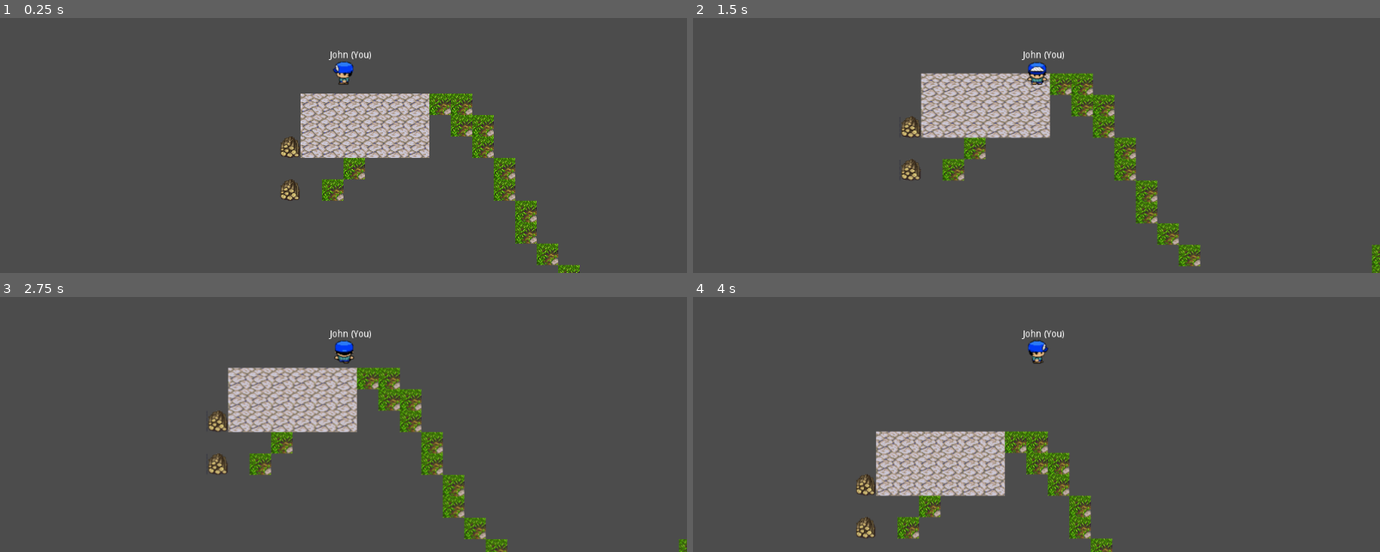
Above: before the commit, frames 1-4 (two rows, left to right).
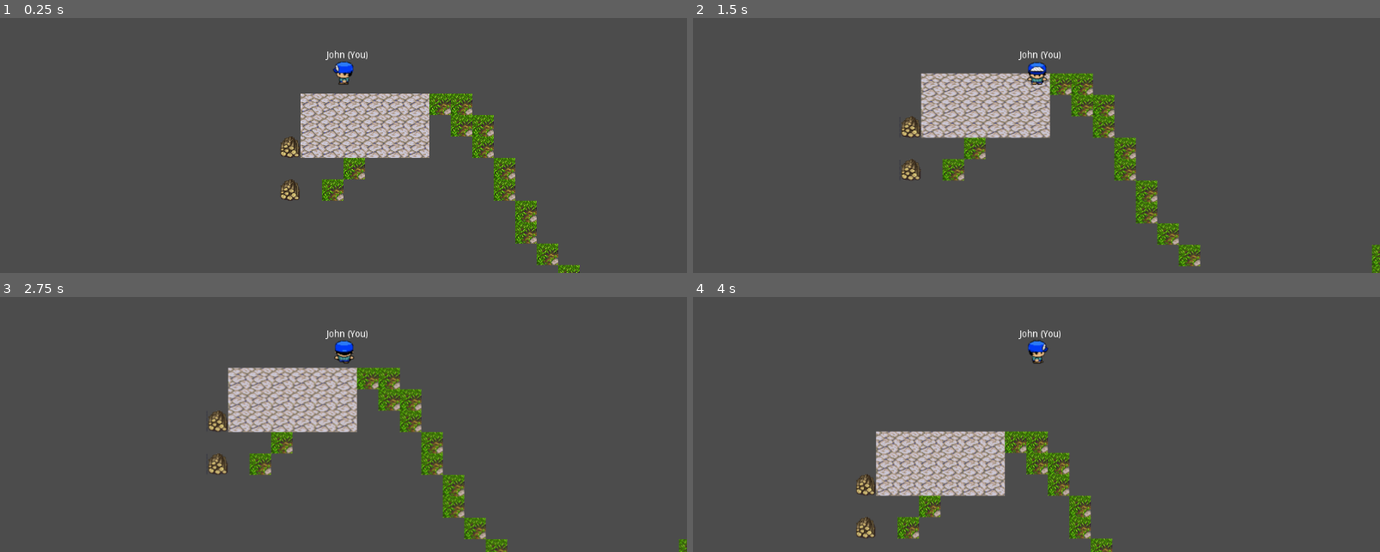
Above: after the commit, the same moments.

Repository: jacopofar/godot-multiplayer-phoenix-demo
Game: Godot game, scene res://Game.tscn
The game is run twice, just before and just after one commit, with the same random seed, the same clock (stepped at 60 frames per second) and the same inputs.
Inputs (mouse positions are in pixels of both pictures, inside the frame that each line leads up to):
- Up to frame 1 (0.25 s): no input
- Up to frame 2 (1.5 s): tap Enter at 0.5 s; move the mouse to (1187, 51) at 0.52 s; press the mouse at (1187, 51) at 0.53 s; hold Right (ui_right) 0.53-1.28 s; move the mouse to (899, 91) at 1.27 s; release the mouse at (899, 91) at 1.28 s; hold Down (ui_down) from 1.28 s (still down); tap Space (interact) at 1.35 s
- Up to frame 3 (2.75 s): move the mouse to (outside the picture) at 2.02 s; release Down (ui_down) at 2.03 s; press the mouse at (outside the picture) at 2.03 s; hold Right (ui_right) from 2.03 s (still down)
- Up to frame 4 (4 s): move the mouse to (1002, 432) at 2.77 s; release Right (ui_right) at 2.78 s; release the mouse at (1002, 432) at 2.78 s; hold Up (ui_up) 2.78-3.53 s; tap Space (interact) at 2.85 s; click (1002, 432) at 2.92 s; move the mouse to (1242, 411) at 3.52 s; press the mouse at (1242, 411) at 3.53 s; hold Left (ui_left) from 3.53 s (still down)

The runs differ from the first frame. In frame 1, 0.1% of the frame differs, in the area x 47-54%, y 12-17%; in frame 2, 0.1%; in frame 3, 0.1%; in frame 4, 0.1%.

Commit message:
Formatting

Diff:
--- a/Player.tscn
+++ b/Player.tscn
@@ -92,11 +92,12 @@
 cast_to = Vector2( 0, 32 )
 
 [node name="Label" type="Label" parent="."]
-margin_left = -19.6644
-margin_top = -31.5885
-margin_right = 23.3356
-margin_bottom = -17.5885
+margin_left = -24.782
+margin_top = -32.2774
+margin_right = 25.218
+margin_bottom = -18.2774
 text = "missing"
+align = 1
 __meta__ = {
 "_edit_use_anchors_": false
 }
Not shown, changed: tnci_server/config/config.exs
Not shown, changed: tnci_server/lib/tnci_server_web/channels/game_channel.ex
